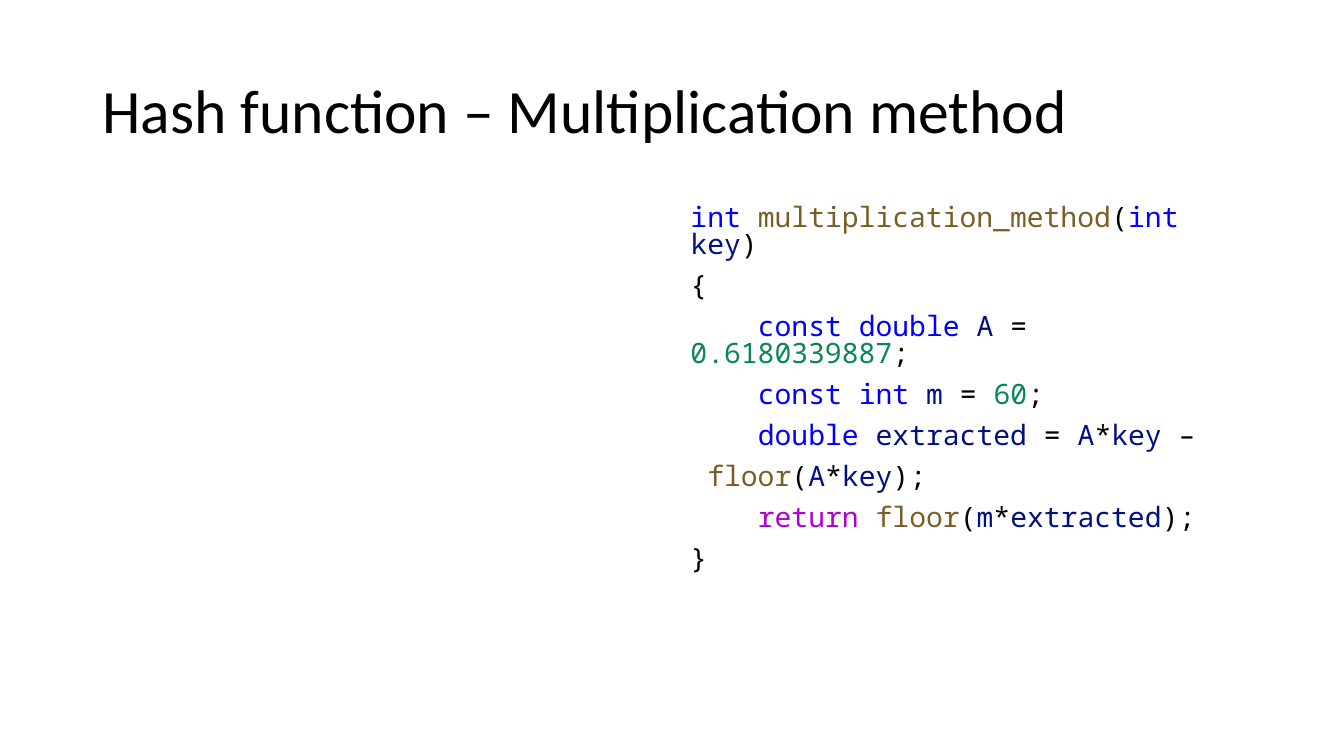
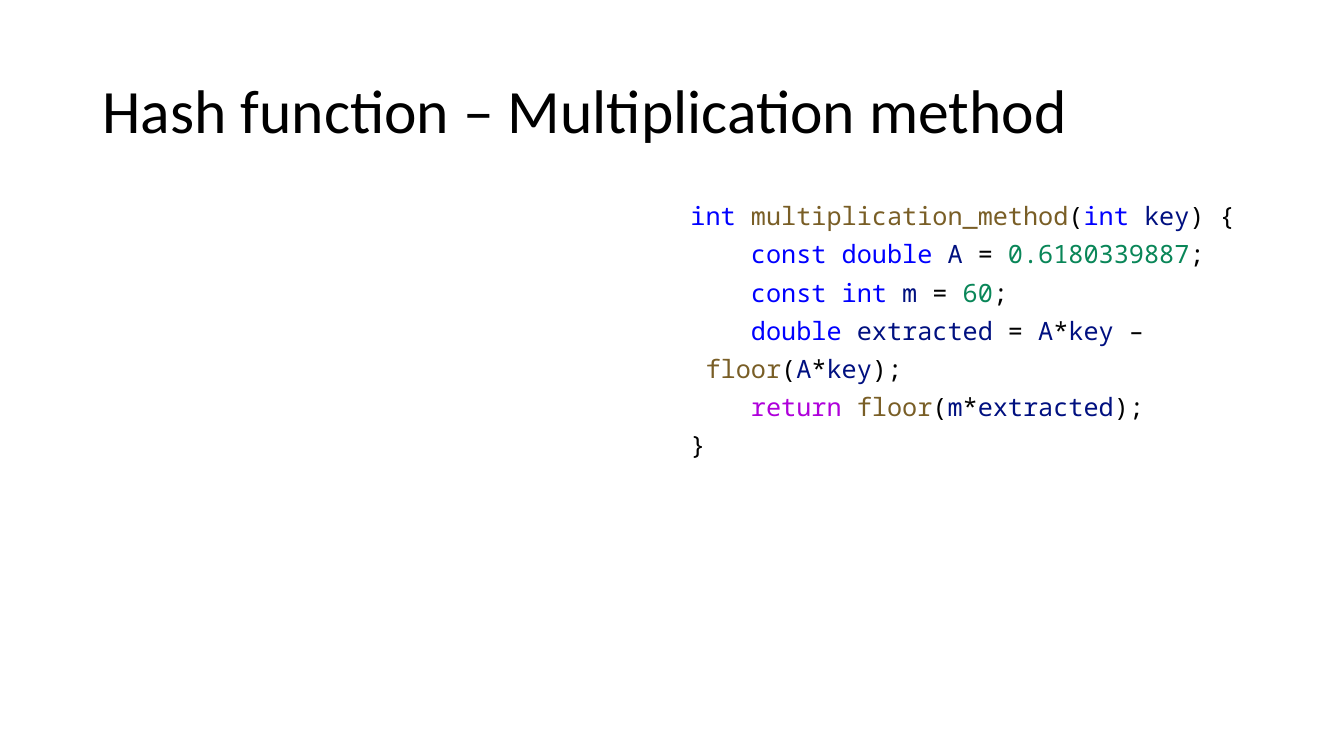
Before and after one commit to duskygloom/data_structures, a slide deck: slide 5 of hash_table_presentation/hashing.pptx. Drawn at 1344x756 pixels with LibreOffice and Linux fonts; fonts in the diff are those of the drawing; grey boxes stand for pictures. Boxes give left, top, right and bottom in pixels: in the first picture for what was removed or moved away, otherwise in the second. Text is boxed around its words. In the diff, an @@ line names an element or a change of style, - is before the commit and + after.

```diff
--- a/hash_table_presentation/hashing.pptx
+++ b/hash_table_presentation/hashing.pptx
@@ text at <box>690,206,1204,231</box>: text changed; size 20 to 18 pt @@
-int multiplication_method(int key)
-{
+int multiplication_method(int key) {
@@ text at <box>706,244,1205,420</box>: size 20 to 18 pt in "const double A = 0.6180339887;", "const int m = 60;", "double extracted = A*key –", "floor(A*key);" and 2 more places @@
```
Also in this commit, not shown: 11 other slides changed, 12 slides added, 28 other files.
